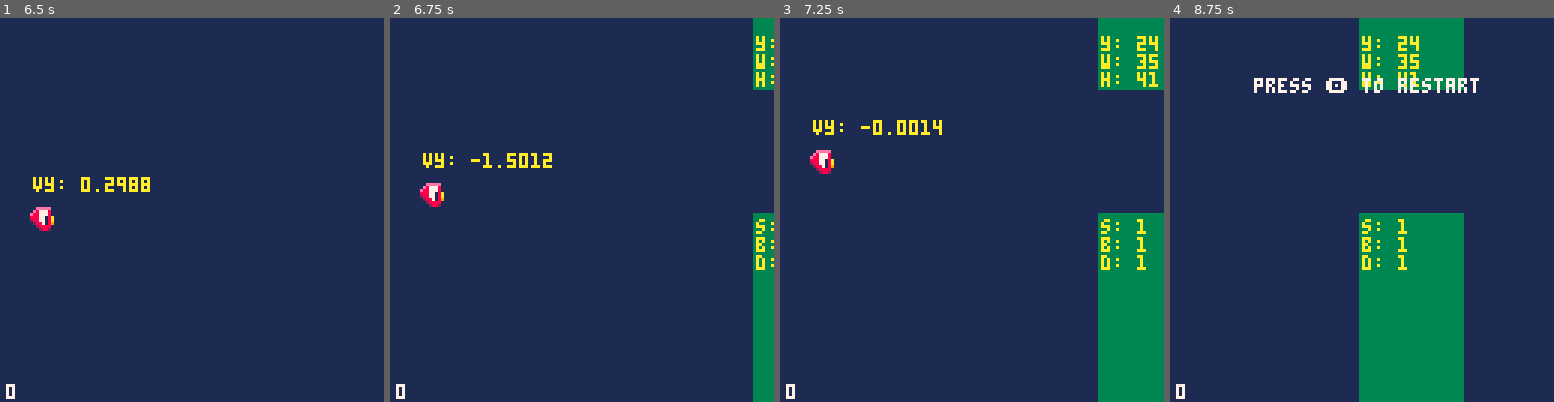
Above: before the commit, frames 1-4 (left to right).
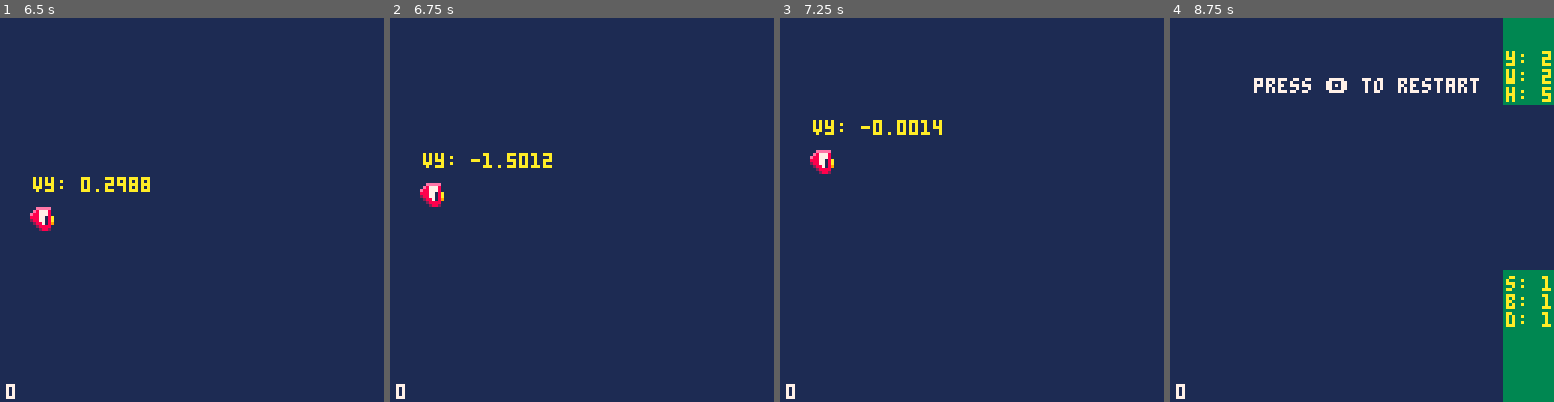
Above: after the commit, the same moments.

Repository: pixelrip/flappy
Game: PICO-8 cartridge flappy.p8
The game is run twice, just before and just after one commit, with the same random seed, the same clock (stepped at 60 frames per second) and the same inputs.
Inputs:
- Up to frame 1 (6.5 s): tap O (Z key) at 0.33, 1.07, 2.22, 3.72, 5.22 s; tap X (X key) at 1.43, 2.07, 2.82, 3.57, 4.32, 5.07, 5.82 s
- Up to frame 2 (6.75 s): tap X (X key) at 6.57 s; tap O (Z key) at 6.72 s
- Up to frame 3 (7.25 s): no input
- Up to frame 4 (8.75 s): tap X (X key) at 7.32, 8.07 s; tap O (Z key) at 8.22 s

Frame 1 is identical in both runs. In frame 2, 3.7% of the frame differs, in the area x 94-100%, y 0-100%; in frame 3, 12%; in frame 4, 26%, in the area x 49-100%, y 0-100%.

Commit message:
Refactor gate spawn timing logic
Gate spawn timing is now dynamically calculated based on difficulty and gate speed, replacing the fixed GATE_SPAWN_TIMER constant. New constants for gate gap range and increment were added to support this logic.

Diff:
--- a/src/constants.lua
+++ b/src/constants.lua
@@ -14,7 +14,6 @@
 P_MAX_VY_UP = -4 -- max_up_velocity (pixels/frame)
 P_MAX_VY_DOWN = 4 -- max_down_velocity (pixels/frame)
 
-GATE_SPAWN_TIMER = 128 -- spawn a gate every X frames
 GATE_MIN_HEIGHT = 20
 
 GATE_BASE_MAX_HEIGHT = 60
@@ -23,7 +22,12 @@
 GATE_BASE_MIN_WIDTH = 10
 GATE_HEIGHT_INCREMENT = 2
 GATE_WIDTH_INCREMENT = 2
+
 GATE_CLAMP_MAX_HEIGHT = 40
 GATE_CLAMP_MIN_HEIGHT = 20
 GATE_CLAMP_MAX_WIDTH = 60
 GATE_CLAMP_MIN_WIDTH = 30
+
+GATE_GAP_MAX = 192
+GATE_GAP_MIN = 128
+GATE_GAP_INCREMENT = 4
--- a/src/gates.lua
+++ b/src/gates.lua
@@ -7,10 +7,11 @@
 
     list = {},
     spawn_timer = 0,
+    next_gate = 0,
 
     -- "Public" methods
     init = function(self)
-        self:_spawn_gate(1)
+        self:_spawn_gate(1,1)
     end,
 
     update = function(self, _pl)
@@ -65,14 +66,13 @@
     _gate_spawner = function(self, _d, _s)
         self.spawn_timer += 1
 
-        -- TODO: Make spawn rate a function of difficulty
-        if self.spawn_timer >= GATE_SPAWN_TIMER then
-            self:_spawn_gate(_d)
+        if self.spawn_timer >= self.next_gate then
+            self:_spawn_gate(_d, _s)
             self.spawn_timer = 0
         end
     end,
 
-    _spawn_gate = function(self, _d)
+    _spawn_gate = function(self, _d, _s)
         local _w = self:_get_gate_width(_d)
         local _h = self:_get_gate_height(_d)
         local _y = self:_get_gate_y(_d, _h)
@@ -84,6 +84,16 @@
             h = _h,
             passed = false
         })
+
+        -- Calculate the next spawn time based on difficulty
+        -- Time for the gate to move on screen
+        local _t = _w / _s
+        -- Gap time based on difficulty
+        local _offset = (_d - 1) * GATE_GAP_INCREMENT
+        local _gmax = GATE_GAP_MAX - _offset
+        local _gmin = GATE_GAP_MIN - _offset
+        local _g = rnd_between(_gmin, _gmax)
+        self.next_gate = _t + _g
     end,
 
     _get_gate_y = function(self, _d, _h)
